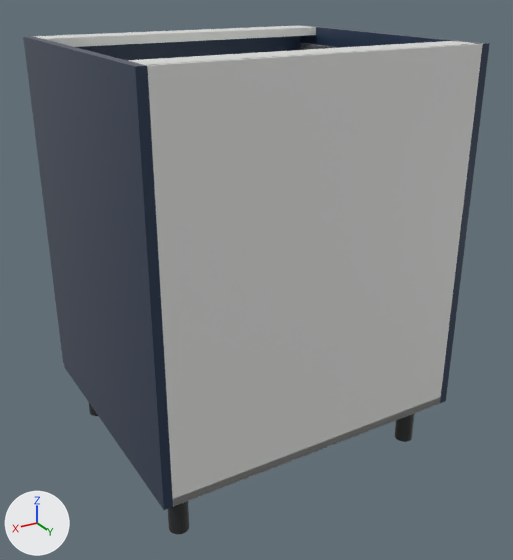
Renders of the glTF model storefront/public/cabinet-inventory/models/oppein-pb-bss-b27.glb from each side of a commit.
Both versions are drawn from a 50 mm lens placed at (1.061, 0.946, 0.991), pointed at (0.332, -0.269, 0.384). Arrows for +X, +Y and +Z are at lower left; the lights stay in place. The picture after the commit comes second. Where no turn or scale is listed for an object, it has been applied to the vertices.

The first picture shows 'Adjustable foot.002', 'Cabinet back', 'Cabinet bottom', 'Cabinet side', 'Cabinet side.001', 'Drawer front', 'Top support rail', 'Top support rail.001' and 4 more.
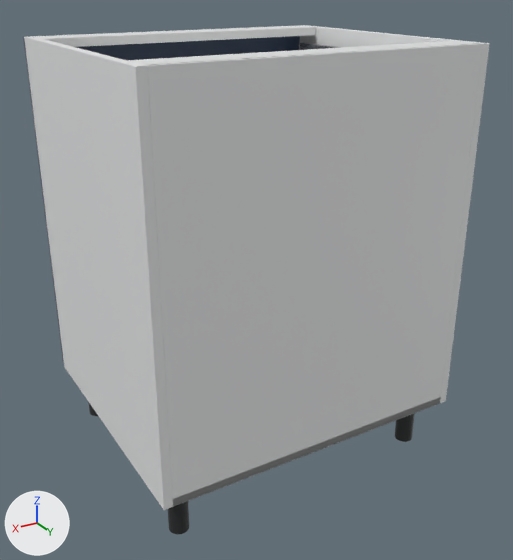
The change in detail:
Material 'White cabinet carcass' (mat_white_cabinet_carcass) is new.
Its base color is (0.82, 0.83, 0.835) (white #eaebec).
Its roughness is 0.48.
me_cube has 56 vertices, 108 faces and spans x -0.009..0.009, y -0.293..0.293, z -0.381..0.381.
me_cube no longer uses material mat_supplier_finish___blue_single_shaker (dark blue #24364f).
me_cube gains material mat_white_cabinet_carcass (white #eaebec).
me_cube_001 has 56 vertices, 108 faces and spans x -0.009..0.009, y -0.293..0.293, z -0.381..0.381.
me_cube_001 no longer uses material mat_supplier_finish___blue_single_shaker (dark blue #24364f).
me_cube_001 gains material mat_white_cabinet_carcass (white #eaebec).

Location of each change, [x1, y1, x2, y2] in pixels of the pictures (513 x 560 px):
'Cabinet side.001', recoloured (dark blue to white)
    both: [24, 36, 173, 510]
'Cabinet side', recoloured
    both: [299, 25, 490, 403]
